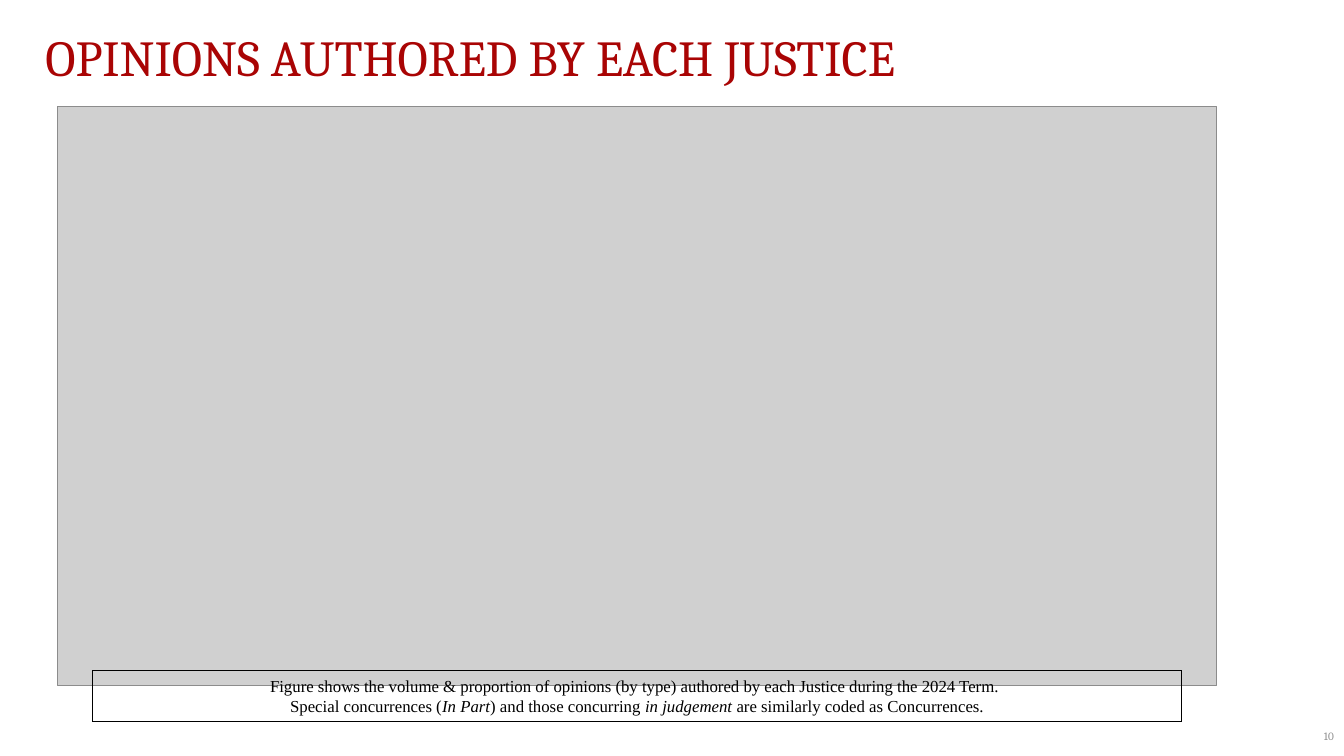
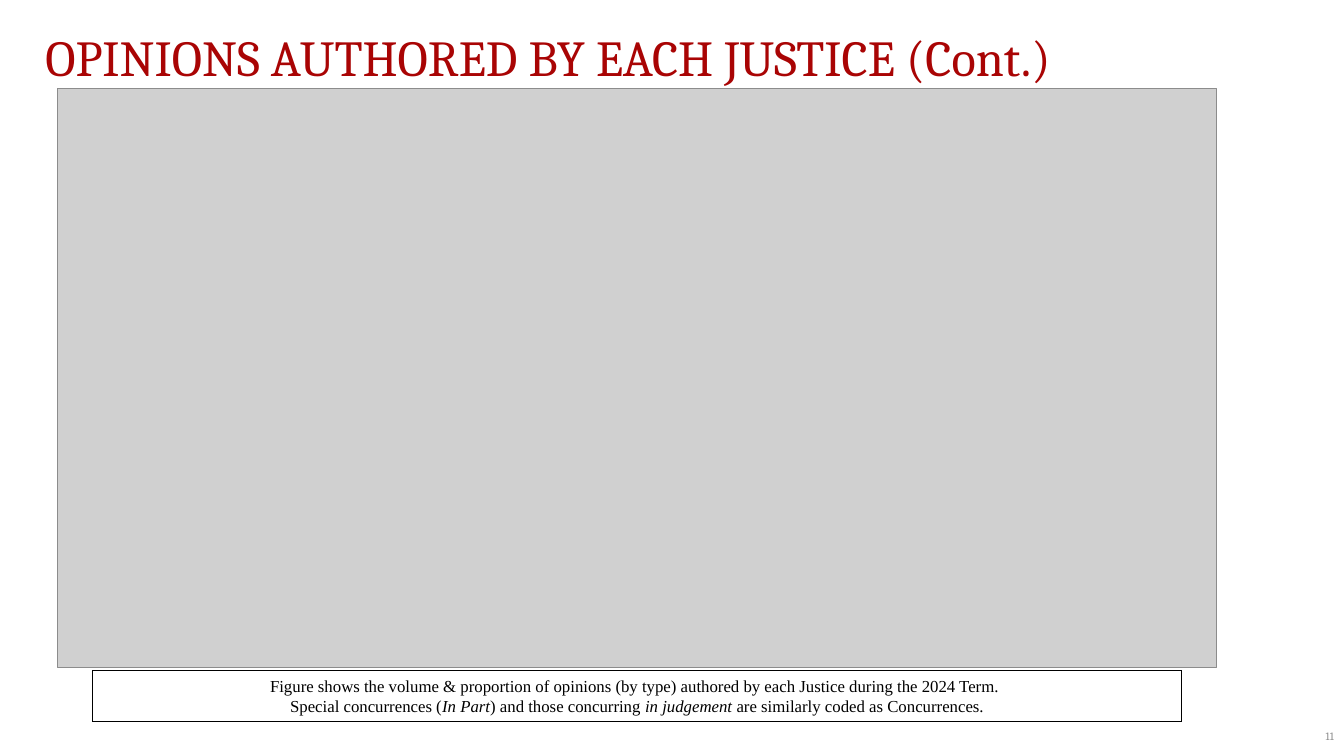
Before and after one commit to JakeTruscott/scotuswatch, a slide deck: slide 11 of Stat Reviews/OT24_StatReview/compilation/SCOTUSBlog/statpack_OT24.pptx (slide 10 before the commit). Drawn at 1344x756 pixels with LibreOffice and Linux fonts; fonts in the diff are those of the drawing; grey boxes stand for pictures. Boxes give left, top, right and bottom in pixels: in the first picture for what was removed or moved away, otherwise in the second. Text is boxed around its words. In the diff, an @@ line names an element or a change of style, - is before the commit and + after.

```diff
--- a/Stat Reviews/OT24_StatReview/compilation/SCOTUSBlog/statpack_OT24.pptx
+++ b/Stat Reviews/OT24_StatReview/compilation/SCOTUSBlog/statpack_OT24.pptx
@@ text at (x1=45, y1=40, x2=1050, y2=86): text changed @@
-OPINIONS AUTHORED BY EACH JUSTICE
+OPINIONS AUTHORED BY EACH JUSTICE (Cont.)
@@ picture moved from (x1=57, y1=106, x2=1217, y2=686) to (x1=57, y1=89, x2=1217, y2=668) @@
@@ page number at (x1=1326, y1=733, x2=1334, y2=740): text changed @@
-10
+11
```
Also in this commit, not shown: 20 other slides changed, 1 slide added, 45 other files.
